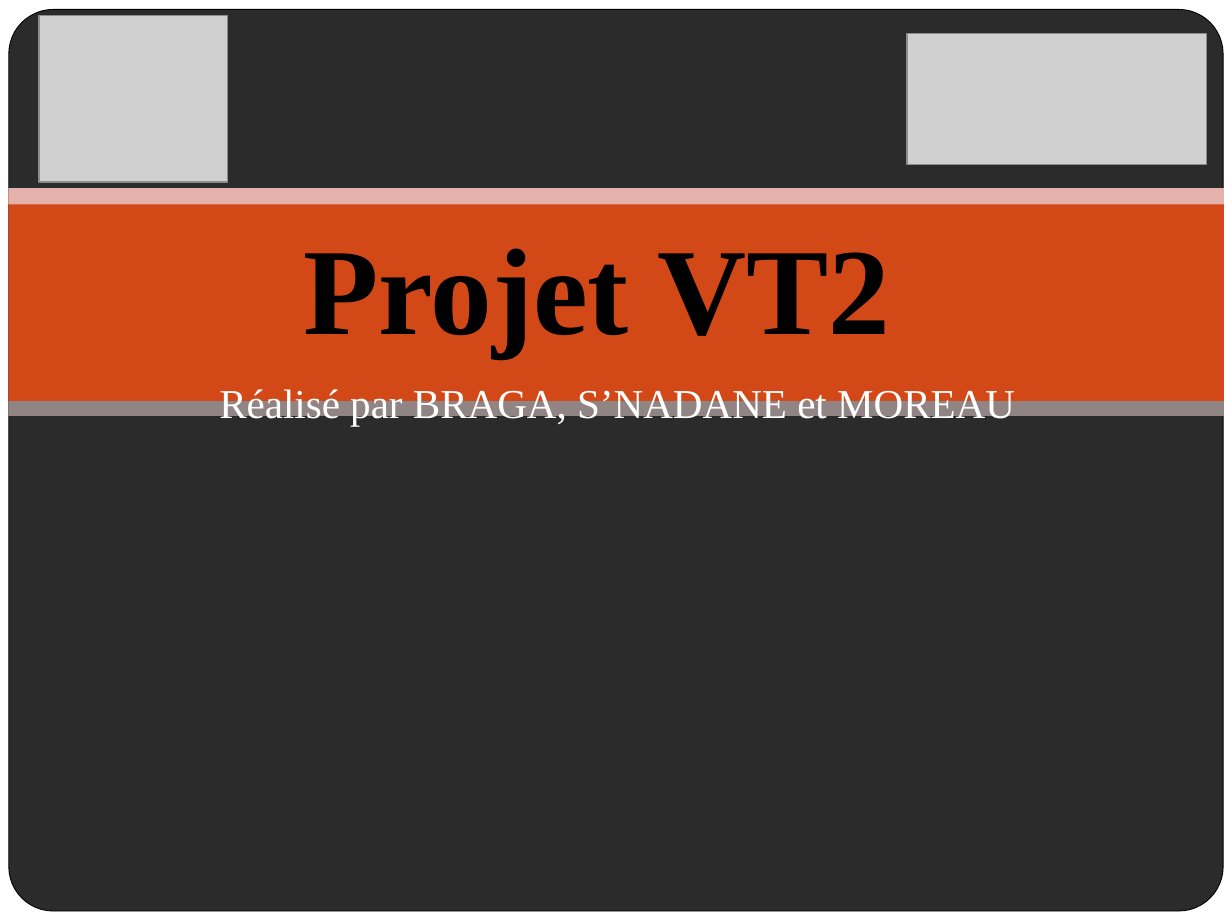
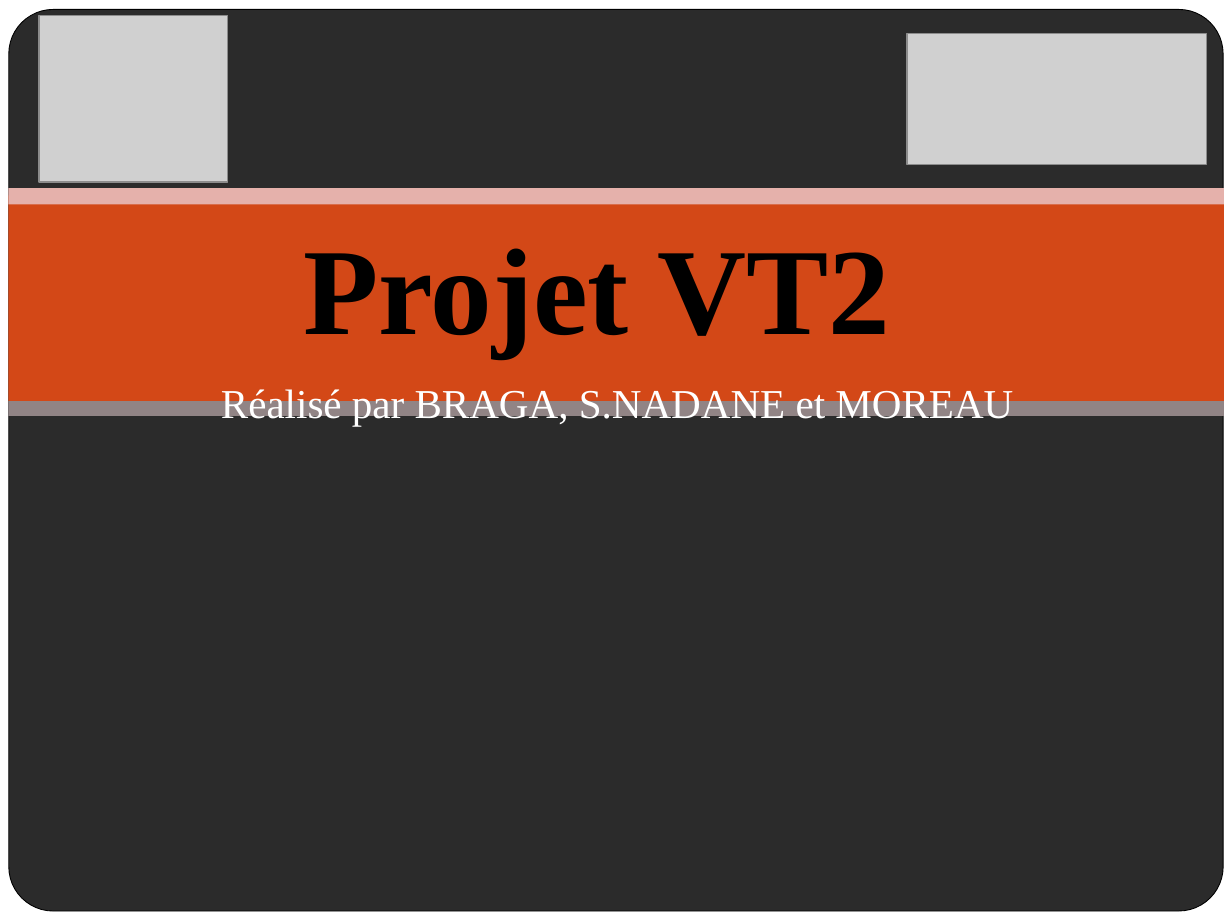
Before and after one commit to edmondsnadane/Projet-R-D, a slide deck: slide 1 of Docs/Soutenance Projet.pptx. Drawn at 1232x924 pixels with LibreOffice and Linux fonts; fonts in the diff are those of the drawing; grey boxes stand for pictures; background and template pictures are left out; a plain dark background stands for a picture behind light text. Boxes give left, top, right and bottom in pixels: in the first picture for what was removed or moved away, otherwise in the second. Text is boxed around its words. In the diff, an @@ line names an element or a change of style, - is before the commit and + after.

```diff
--- a/Docs/Soutenance Projet.pptx
+++ b/Docs/Soutenance Projet.pptx
@@ subtitle at (221,389,1013,426): text changed @@
-Réalisé par BRAGA, S’NADANE et MOREAU
+Réalisé par BRAGA, S.NADANE et MOREAU
```
Also in this commit, not shown: 2 other slides changed, 1 slide removed, 1 other file.
